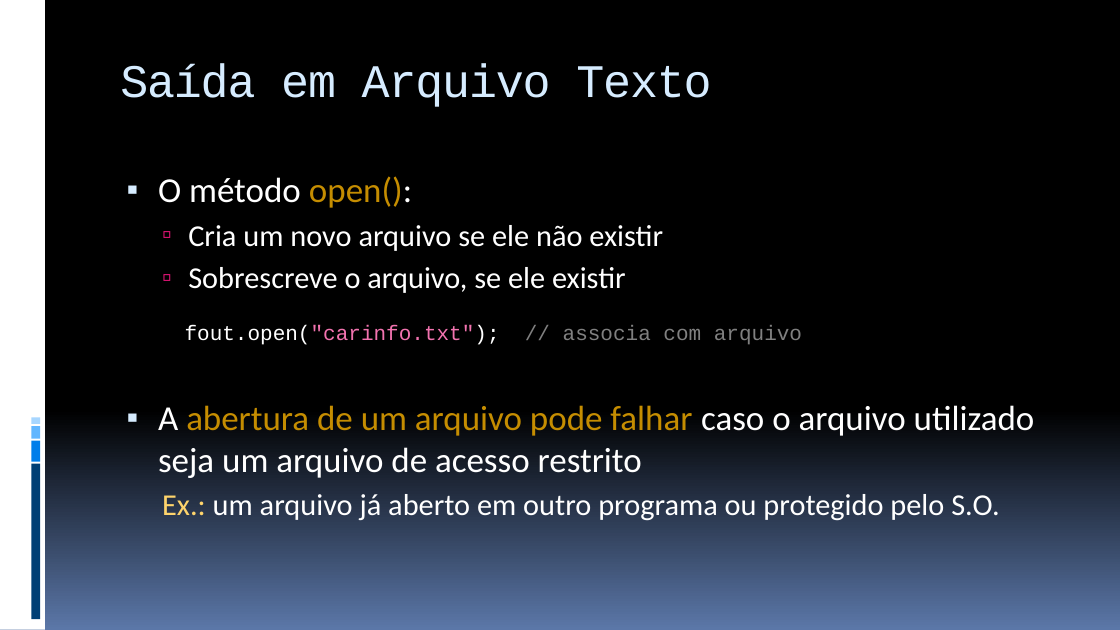
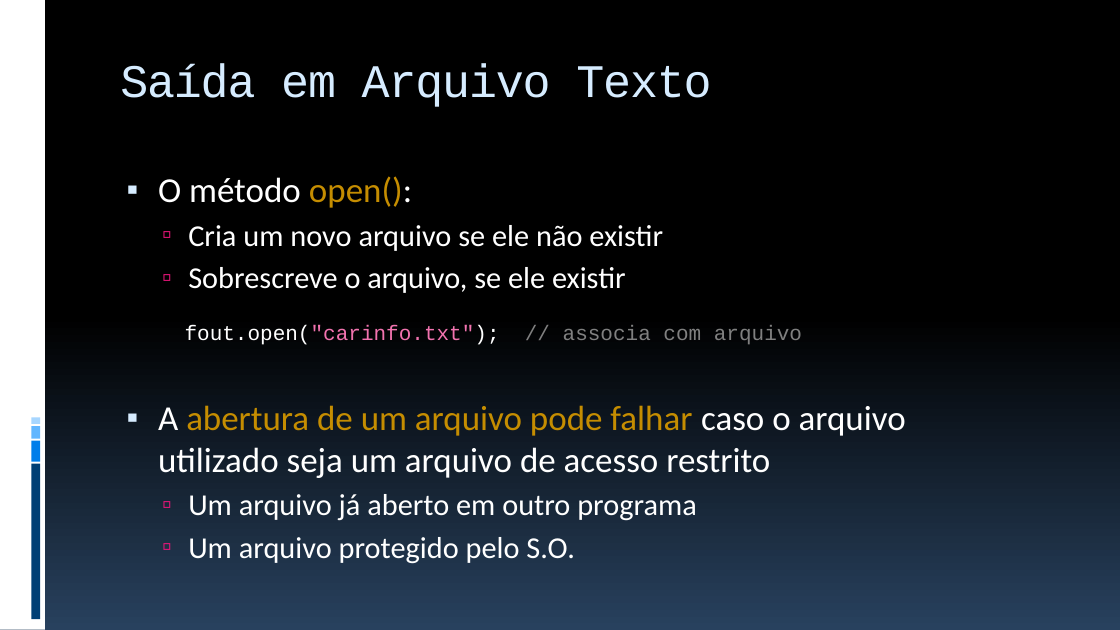
Before and after one commit to JudsonSS/ProgComp, a slide deck: slide 20 of Slides/23. Arquivos Texto.pptx. Drawn at 1120x630 pixels with LibreOffice and Linux fonts; fonts in the diff are those of the drawing. Boxes give left, top, right and bottom in pixels: in the first picture for what was removed or moved away, otherwise in the second. Text is boxed around its words. In the diff, an @@ line names an element or a change of style, - is before the commit and + after.

```diff
--- a/Slides/23. Arquivos Texto.pptx
+++ b/Slides/23. Arquivos Texto.pptx
@@ background gradient #000000 to #5B77A8 to gradient #000000 to #28415E @@
@@ text at (188, 494, 697, 564): text changed @@
-  Ex.: um arquivo já aberto em outro programa ou protegido pelo S.O.
+  ▫ Um arquivo já aberto em outro programa
+  ▫ Um arquivo protegido pelo S.O.
```
Also in this commit, not shown: 38 other slides changed, 3 other files.
